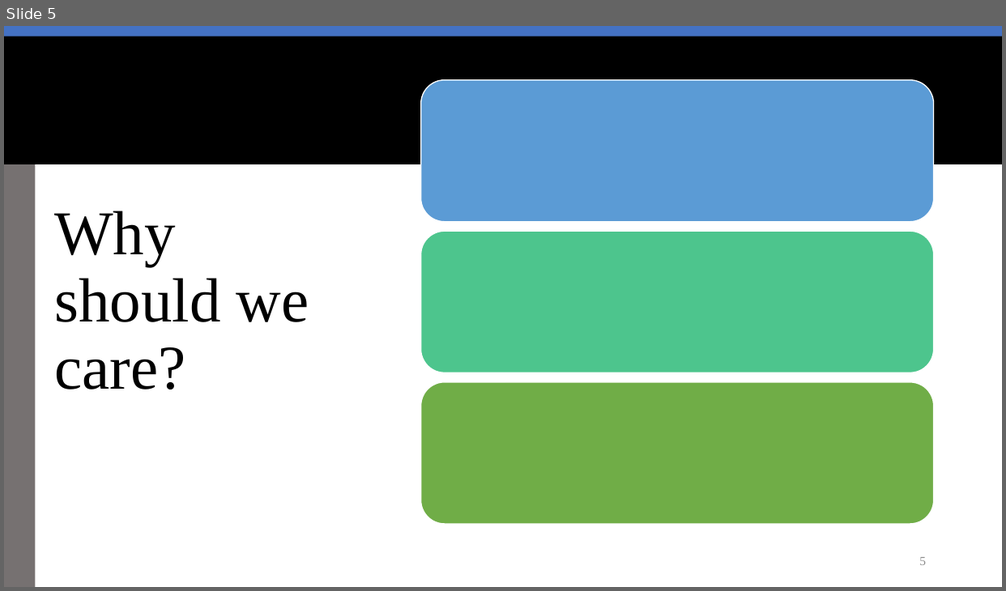
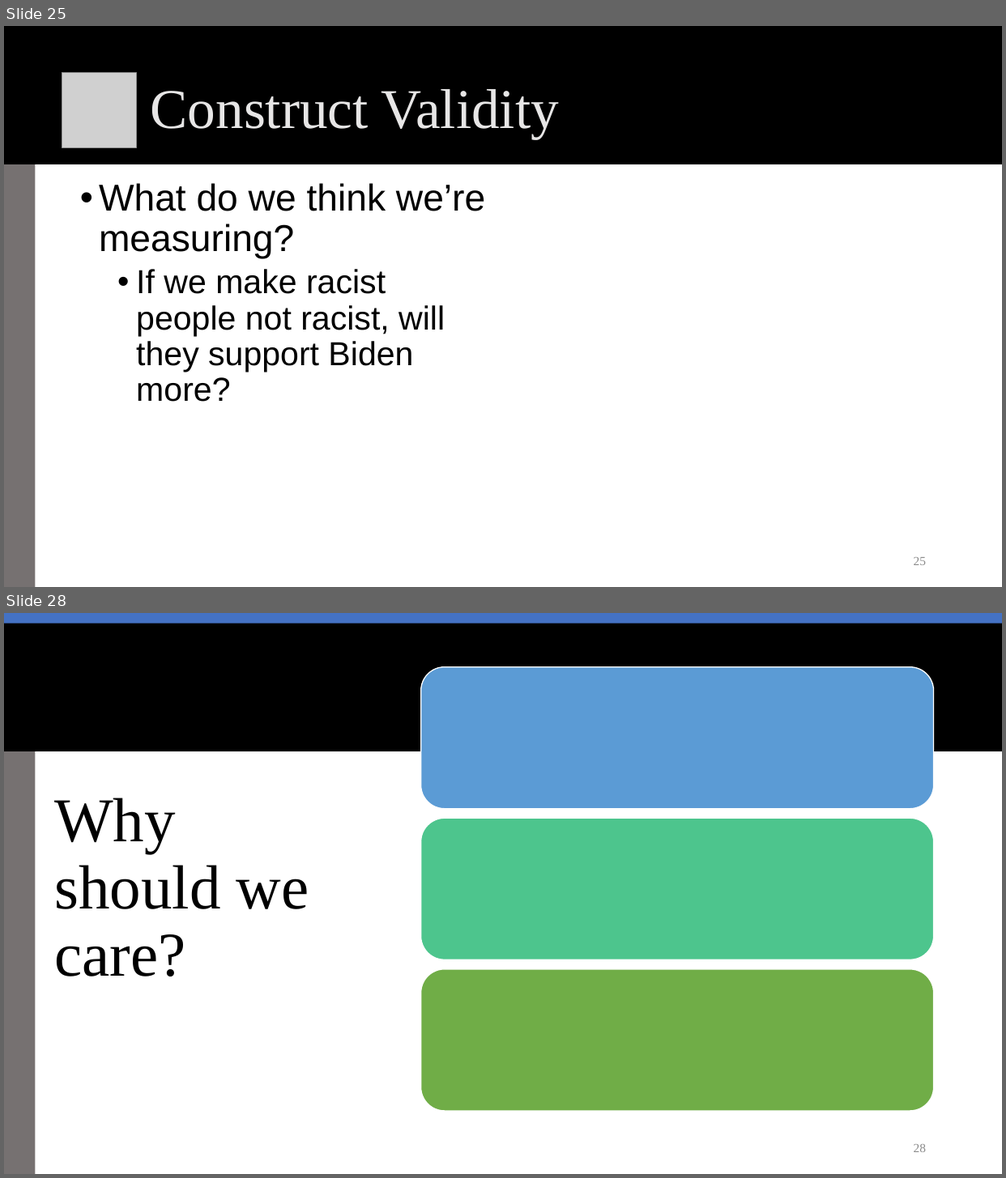
Before and after one commit to rossdahlke/course_writings, a slide deck: stanford_comm_318/week_03/week_03_scc.pptx. Shown one above the other, each under a label of ours: slide 5 before the commit, slides 25 and 28 after it; the slides between them are not shown. The pictures are 1006x591 and 1006x1178 pixels, drawn with LibreOffice and Linux fonts; fonts in the diff are those of the drawing; grey boxes stand for pictures; background and template pictures are left out. Boxes give left, top, right and bottom in pixels: in the first picture for what was removed or moved away, otherwise in the second. Text is boxed around its words. In the diff, an @@ line names an element or a change of style, - is before the commit and + after.

```diff
--- a/stanford_comm_318/week_03/week_03_scc.pptx
+++ b/stanford_comm_318/week_03/week_03_scc.pptx
@@ slide 25 added at <box>4,26,1002,587</box>, background #FFFFFF; not listed: 2 template elements that a slide beside it also shows @@
@@ picture added at <box>62,72,138,148</box> @@
@@ title added at <box>151,89,559,139</box>, 54 pt, text #E7E6E6 @@
+Construct Validity
@@ text added at <box>99,183,485,402</box>, 32 pt, text #000000 @@
+• What do we think we’re measuring?
+  • If we make racist people not racist, will they support Biden more?
@@ page number added at <box>914,557,926,565</box>, 12 pt, text #8C8C8C @@
+25
@@ what was slide 5 is now slide 28 @@
@@ page number at <box>914,1144,926,1152</box>: text changed @@
-5
+28
```
Also in this commit, not shown: 8 slides changed, 33 other slides added, 8 slides removed, 1 other file.
